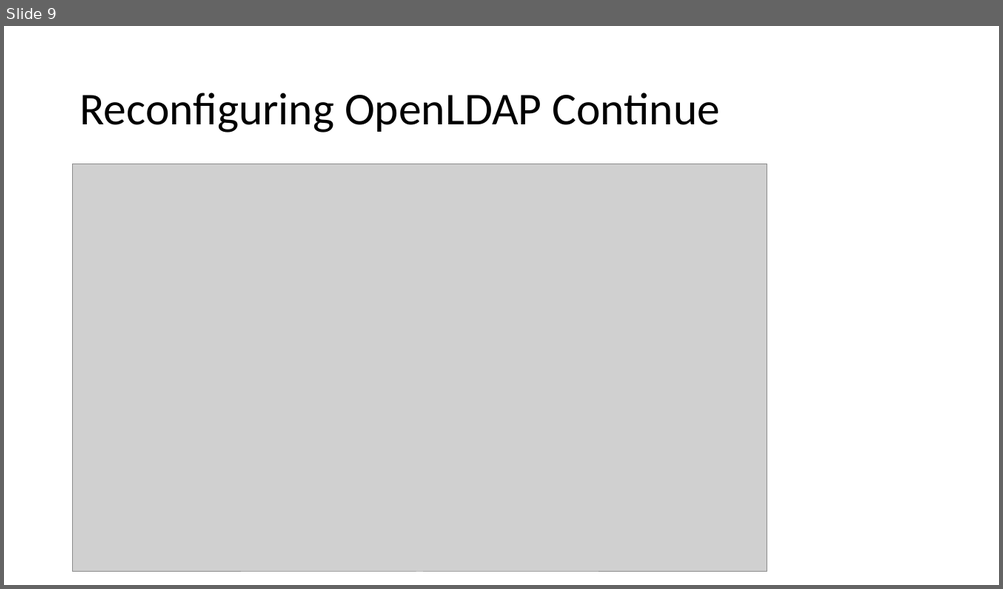
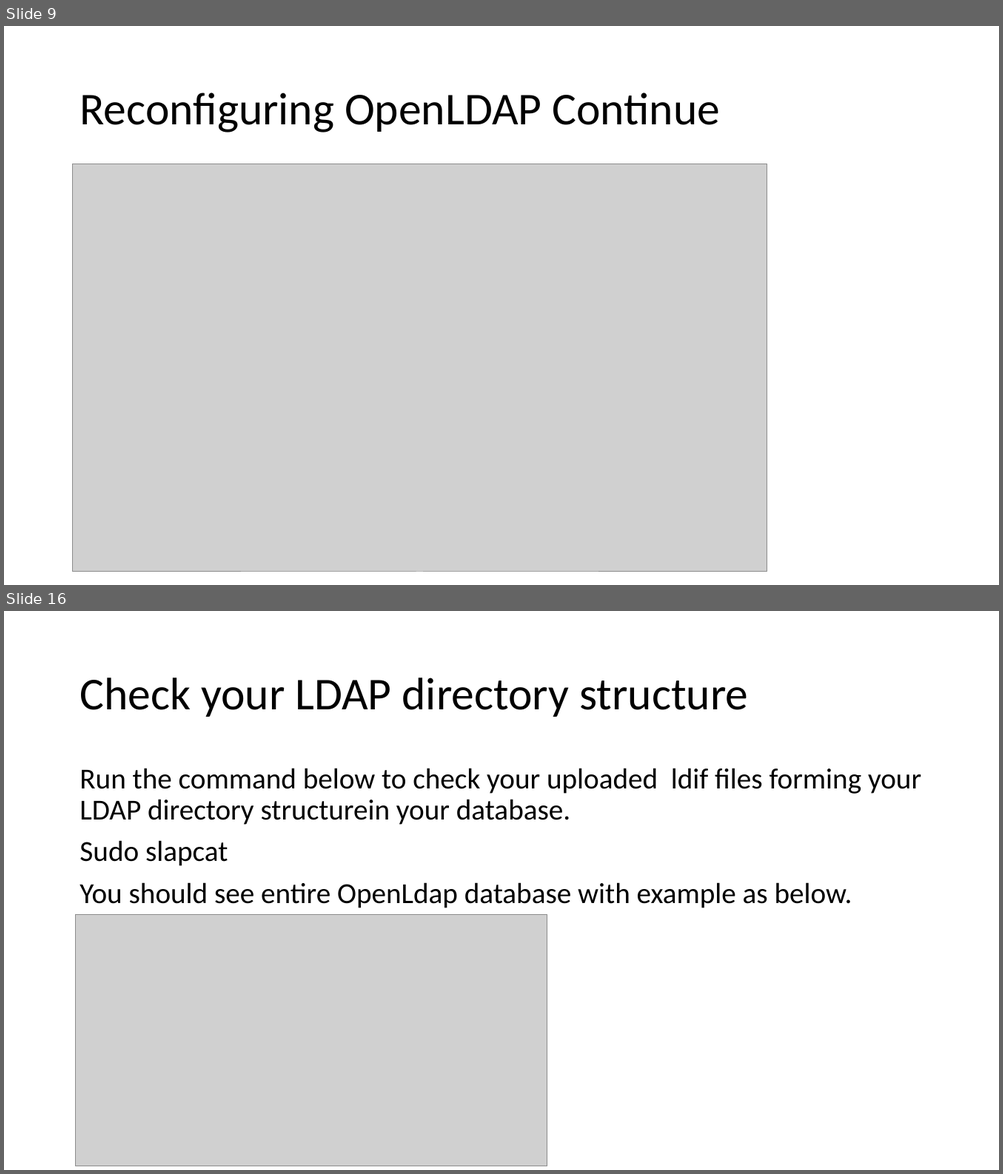
Before and after one commit to afnog/sse, a slide deck: ldap/Openldap exercise.pptx. Shown one above the other, each under a label of ours: slide 9 before the commit, slides 9 and 16 after it; the slides between them are not shown. The pictures are 1003x589 and 1003x1174 pixels, drawn with LibreOffice and Linux fonts; fonts in the diff are those of the drawing; grey boxes stand for pictures. Boxes give left, top, right and bottom in pixels: in the first picture for what was removed or moved away, otherwise in the second. Text is boxed around its words. In the diff, an @@ line names an element or a change of style, - is before the commit and + after.

```diff
--- a/ldap/Openldap exercise.pptx
+++ b/ldap/Openldap exercise.pptx
@@ slide 16 added at [4, 611, 999, 1170], background #FFFFFF @@
@@ title added at [79, 678, 748, 717], 44 pt, text #000000 @@
+Check your LDAP directory structure
@@ text added at [79, 768, 921, 908], 28 pt, text #000000 @@
+Run the command below to check your uploaded ldif files forming your LDAP directory structurein your database.
+Sudo slapcat
+You should see entire OpenLdap database with example as below.
@@ picture added at [76, 914, 547, 1167] @@
```
Also in this commit, not shown: 4 slides changed, 6 other slides added, 24 slides removed.
